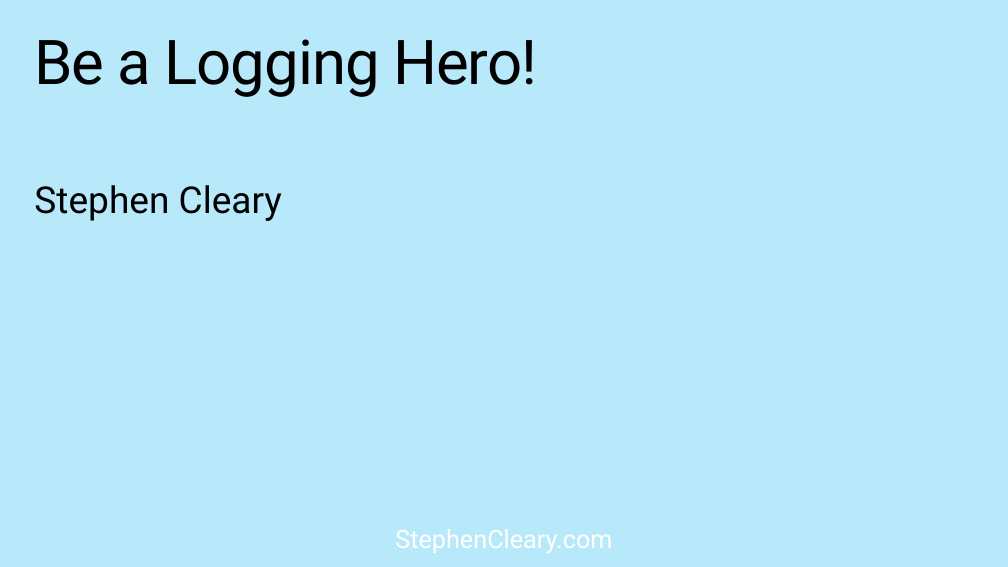
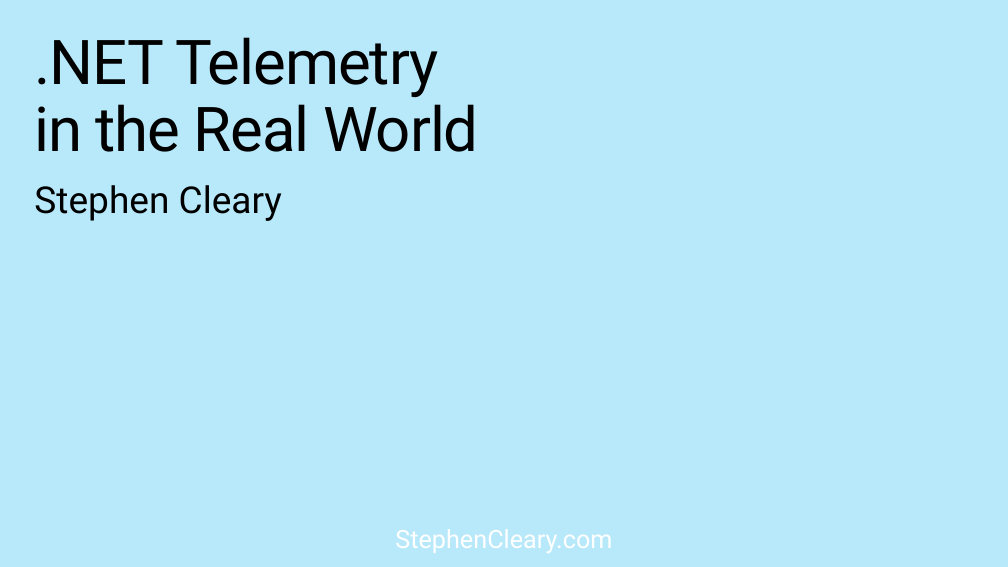
Before and after one commit to StephenCleary/Presentations, a slide deck: slide 1 of Telemetry/Logging Hero.pptx. Drawn at 1008x567 pixels with LibreOffice and Linux fonts; fonts in the diff are those of the drawing; background and template pictures are left out. Boxes give left, top, right and bottom in pixels: in the first picture for what was removed or moved away, otherwise in the second. Text is boxed around its words. In the diff, an @@ line names an element or a change of style, - is before the commit and + after.

```diff
--- a/Telemetry/Logging Hero.pptx
+++ b/Telemetry/Logging Hero.pptx
@@ title at (34,37,478,152): text changed @@
-Be a Logging Hero!
+.NET Telemetry
+in the Real World
```
Also in this commit, not shown: 3 other slides changed, 10 slides added, 1 other file.
